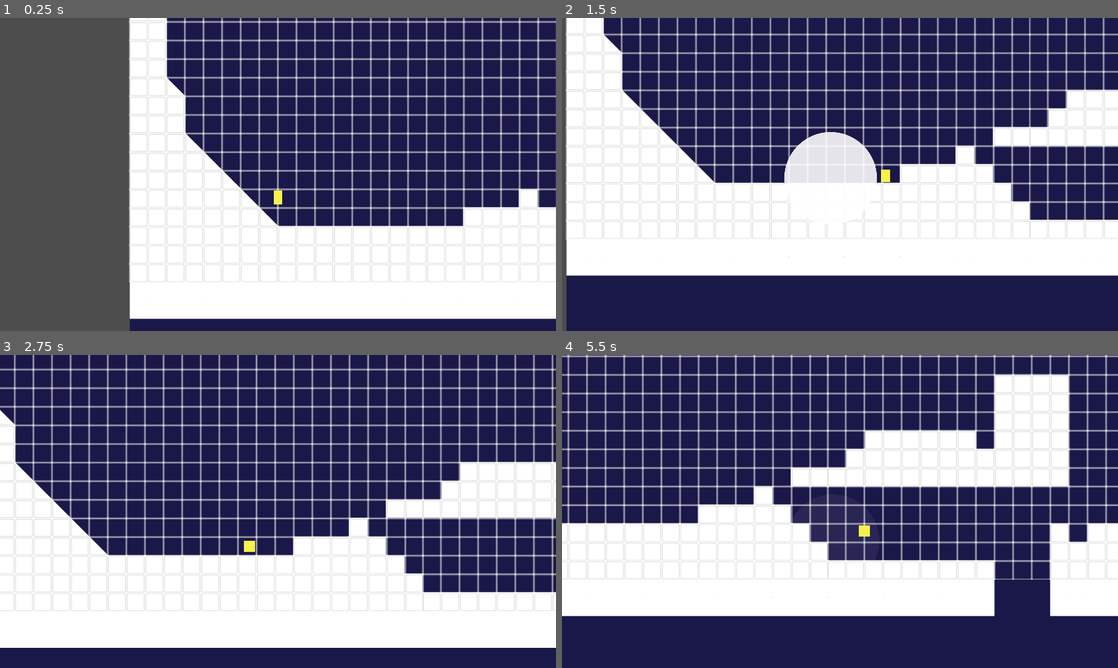
Above: before the commit, frames 1-4 (two rows, left to right).
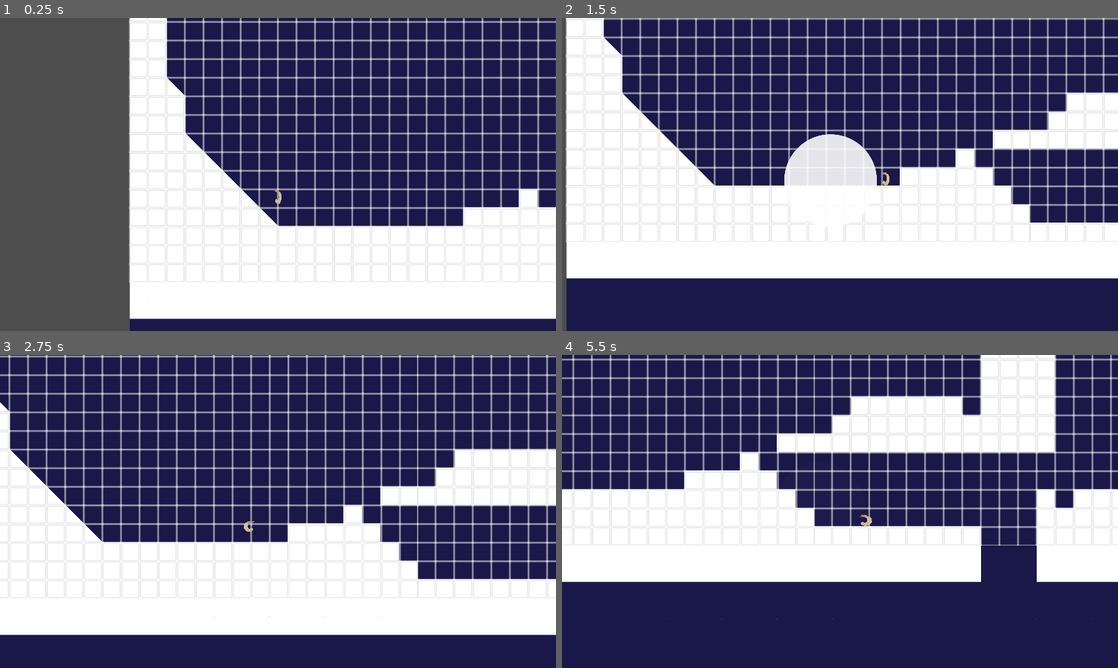
Above: after the commit, the same moments.

Repository: aectias/ShrimpFriedRice
Game: Godot game, scene res://World/World.tscn
The game is run twice, just before and just after one commit, with the same random seed, the same clock (stepped at 60 frames per second) and the same inputs.
Inputs (mouse positions are in pixels of both pictures, inside the frame that each line leads up to):
- Up to frame 1 (0.25 s): no input
- Up to frame 2 (1.5 s): move the mouse to (962, 158) at 0.52 s; hold Space (jump) 0.53-1.28 s; hold Right (ui_right) from 0.53 s (still down); move the mouse to (728, 190) at 1.27 s; click (728, 190) at 1.35 s
- Up to frame 3 (2.75 s): tap Space (jump) at 1.52, 1.55, 1.82 s; move the mouse to (333, 442) at 2.02 s; release Right (ui_right) at 2.03 s; hold Left (ui_left) from 2.03 s (still down); hold Space (jump) from 2.03 s (still down)
- Up to frame 4 (5.5 s): move the mouse to (812, 574) at 2.77 s; release Left (ui_left) at 2.78 s; release Space (jump) at 2.78 s; hold Right (ui_right) 2.78-4.28 s; click (812, 574) at 2.85 s; tap Space (jump) at 3.02, 3.05, 3.32, 4.52, 4.55, 4.82 s; move the mouse to (1006, 558) at 3.52 s; hold Space (jump) 3.53-4.28 s; move the mouse to (673, 464) at 4.27 s; hold Left (ui_left) 4.28-5.03 s; click (673, 464) at 4.35 s; move the mouse to (867, 511) at 5.02 s; hold Right (ui_right) from 5.03 s (still down); hold Space (jump) from 5.03 s (still down)

The runs differ from the first frame. In frame 1, less than 0.1% of the frame differs, in the area x 49-51%, y 54-60%; in frame 2, 13%; in frame 3, 34%; in frame 4, 46%, in the area x 0-100%, y 0-85%.

Commit message:
Shrimpm.................

Diff:
--- a/2D-LevelDesignMap_01/Player/Player.tscn
+++ b/2D-LevelDesignMap_01/Player/Player.tscn
@@ -1,7 +1,8 @@
-[gd_scene load_steps=9 format=3 uid="uid://cvboky6pqlyk0"]
+[gd_scene load_steps=10 format=3 uid="uid://cvboky6pqlyk0"]
 
-[ext_resource type="Script" path="res://Player/Player.gd" id="1"]
-[ext_resource type="Script" path="res://Player/Sprite.gd" id="2"]
+[ext_resource type="Script" path="res://Player/Player.gd" id="1_5dwgj"]
+[ext_resource type="Script" path="res://Player/Sprite.gd" id="2_kf1v1"]
+[ext_resource type="Texture2D" uid="uid://dcpdkbhnyr5nr" path="res://Art/ShrimpSprite.png" id="3_8mhda"]
 
 [sub_resource type="RectangleShape2D" id="2"]
 size = Vector2(32, 24)
@@ -97,15 +98,15 @@
 [node name="Sprite" type="Node2D" parent="."]
 position = Vector2(0, 8.00634)
 scale = Vector2(0.7, 1.3)
-script = ExtResource("2")
+script = ExtResource("2_kf1v1")
 player_path = NodePath("..")
-
-[node name="Polygon2D" type="Polygon2D" parent="Sprite"]
-position = Vector2(0, -8)
-color = Color(0.964706, 0.952941, 0.298039, 1)
-polygon = PackedVector2Array(-16, -16, -16, 16, 16, 16, 16, -16)
 
 [node name="AnimationPlayer" type="AnimationPlayer" parent="Sprite"]
 libraries = {
 "": SubResource("AnimationLibrary_1lb64")
 }
+
+[node name="Sprite2D" type="Sprite2D" parent="Sprite"]
+position = Vector2(0, -9)
+scale = Vector2(0.125, 0.125)
+texture = ExtResource("3_8mhda")
--- a/2D-LevelDesignMap_01/World/World.tscn
+++ b/2D-LevelDesignMap_01/World/World.tscn
@@ -22,11 +22,9 @@
 scale = Vector2(0.25, 0.25)
 layer_0/tile_data = PackedInt32Array(65476, 65536, 1, 65477, 65536, 1, 65478, 65536, 1, 65479, 65536, 1, 65480, 65536,  …(28668 unchanged characters)…
 
-[node name="Player" parent="." instance=ExtResource("4")]
+[node name="Player" parent="." instance=ExtResource("3_xno05")]
 position = Vector2(-3328, 1312)
 scale = Vector2(1.2, 1.2)
-platform_wall_layers = 2
-jump_force = 1000.0
 
 [node name="Camera2D" type="Camera2D" parent="Player"]
 position_smoothing_enabled = true
Not shown: 1 places in 2D-LevelDesignMap_01/Player/Player.tscn that only renumber resources
Not shown: 1 places in 2D-LevelDesignMap_01/World/World.tscn that only renumber resources
